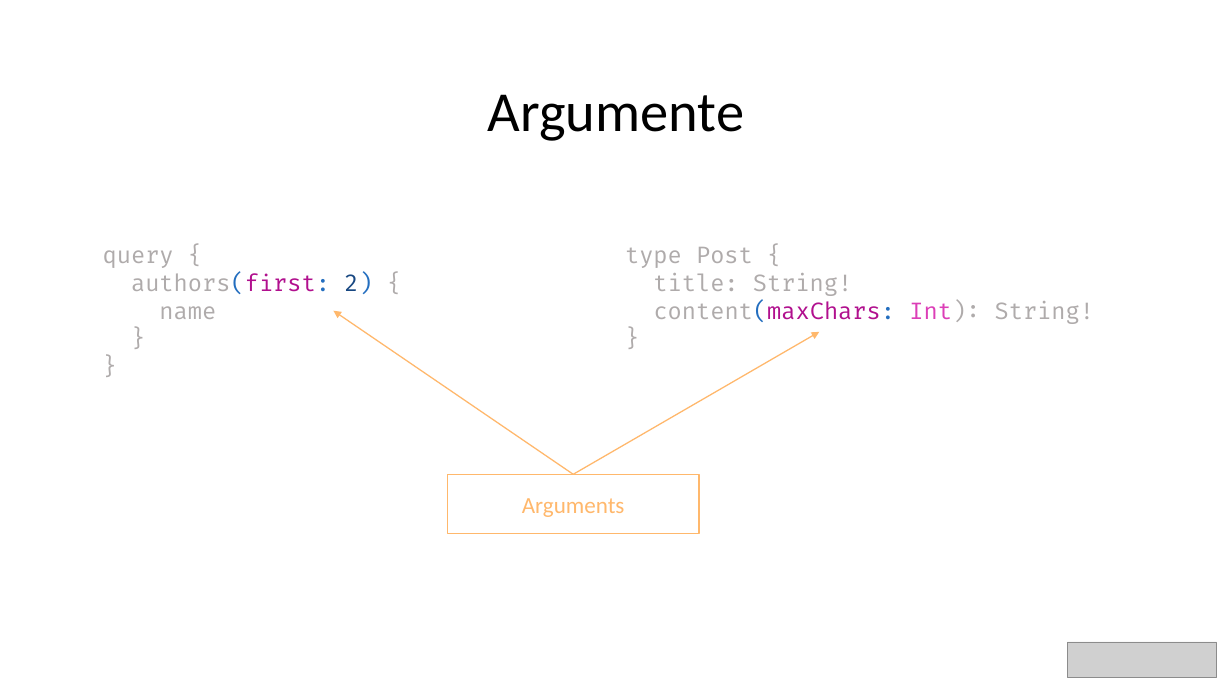
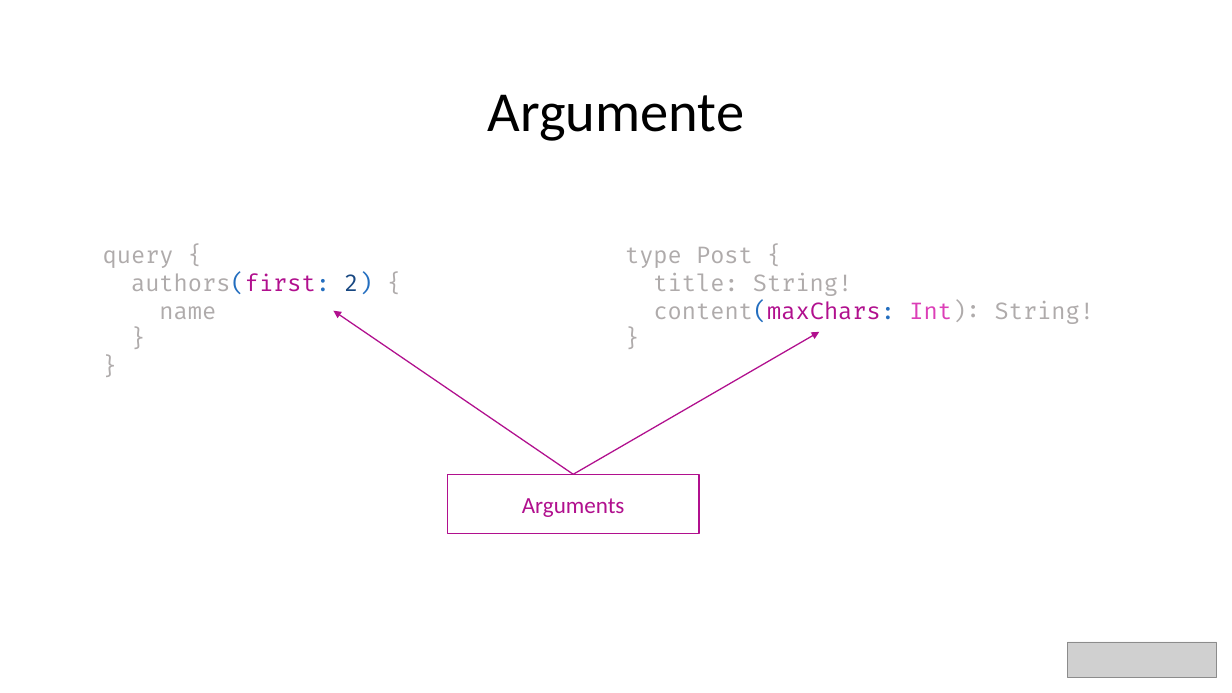
Before and after one commit to bytePassion/GraphQL-Talk, a slide deck: slide 30 of slides/GraphqlSlides.pptx. Drawn at 1232x693 pixels with LibreOffice and Linux fonts; fonts in the diff are those of the drawing; grey boxes stand for pictures. Boxes give left, top, right and bottom in pixels: in the first picture for what was removed or moved away, otherwise in the second. Text is boxed around its words. In the diff, an @@ line names an element or a change of style, - is before the commit and + after.

Commit message:
change last colors in slides

```diff
--- a/slides/GraphqlSlides.pptx
+++ b/slides/GraphqlSlides.pptx
@@ arrow (573, 474) - (334, 311): stroke #FFB86C 1 pt to #B1108E 1 pt @@
@@ arrow (573, 474) - (820, 332): stroke #FFB86C 1 pt to #B1108E 1 pt @@
@@ rectangle "Arguments" at <box>447,474,700,533</box>: text colour #FFB86C to #B1108E; outline #FFB86C 1 pt to #B1108E 1 pt @@
```
Also in this commit, not shown: 3 other slides changed.
